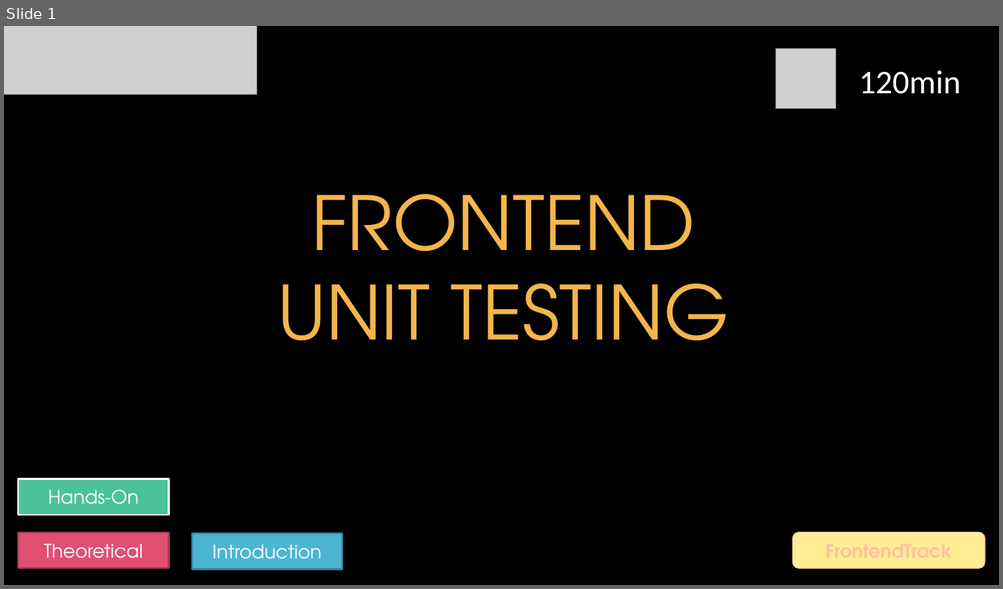
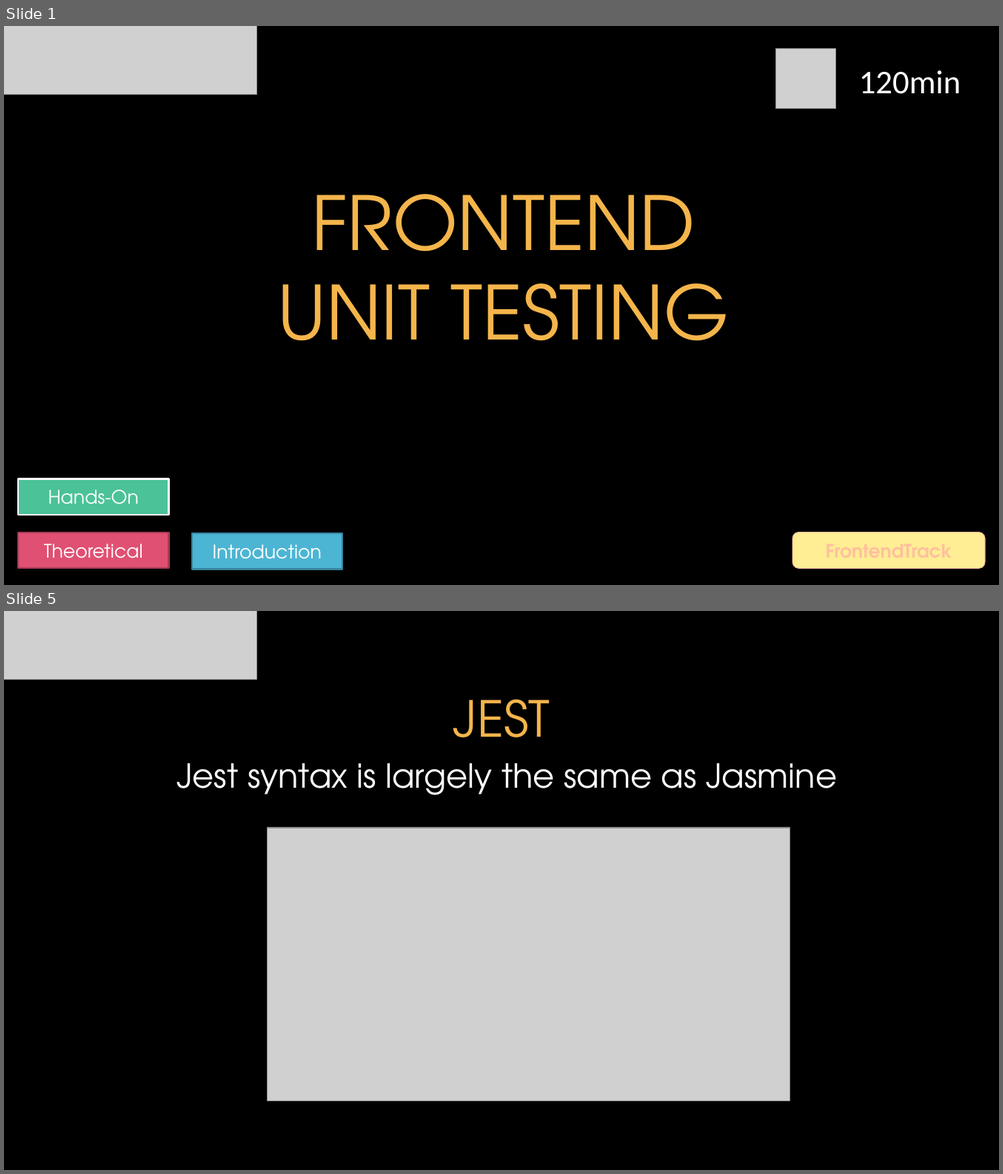
Before and after one commit to itenium-be/Frontend-UnitTesting, a slide deck: Frontend-UnitTesting.pptx. Shown one above the other, each under a label of ours: slide 1 before the commit, slides 1 and 5 after it; the slides between them are not shown. The pictures are 1003x589 and 1003x1174 pixels, drawn with LibreOffice and Linux fonts; fonts in the diff are those of the drawing; grey boxes stand for pictures; background and template pictures are left out. Boxes give left, top, right and bottom in pixels: in the first picture for what was removed or moved away, otherwise in the second. Text is boxed around its words. In the diff, an @@ line names an element or a change of style, - is before the commit and + after.

Commit message:
update pptx - part 1 Jest

```diff
--- a/Frontend-UnitTesting.pptx
+++ b/Frontend-UnitTesting.pptx
@@ slide 5 added at (4,611,999,1170), background picture (left out) @@
@@ picture added at (4,611,256,680) @@
@@ title added at (453,699,549,738), 48 pt, text #F4B54B @@
+JEST
@@ text added at (176,763,836,795), 32 pt, text #FFFFFF @@
+Jest syntax is largely the same as Jasmine
@@ picture added at (267,828,790,1101) @@
```
Also in this commit, not shown: 1 slide changed, 23 other slides added.
